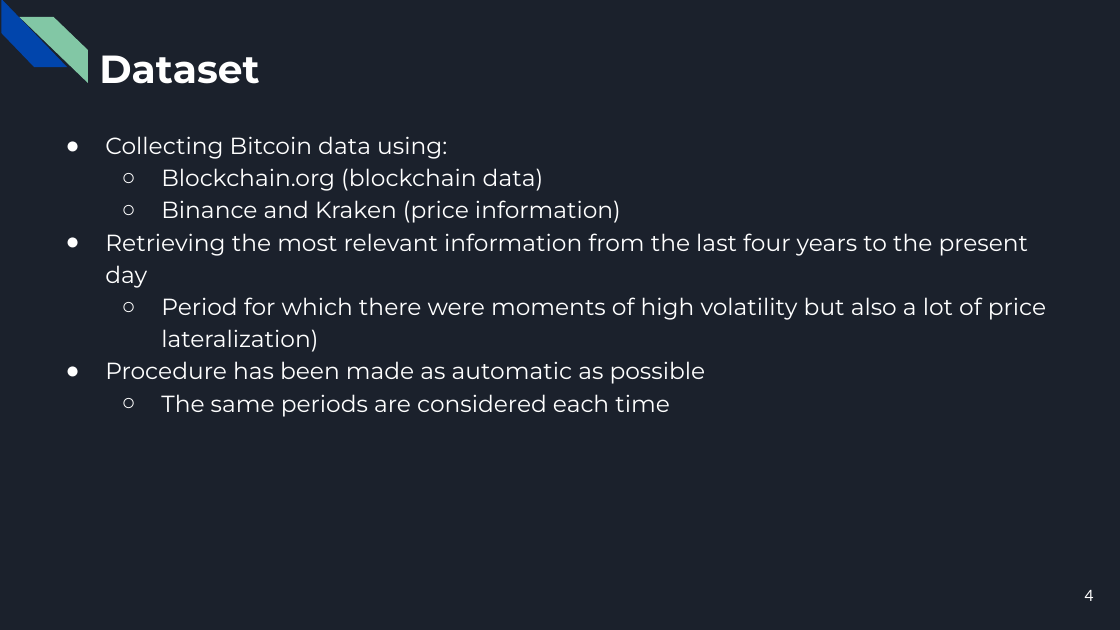
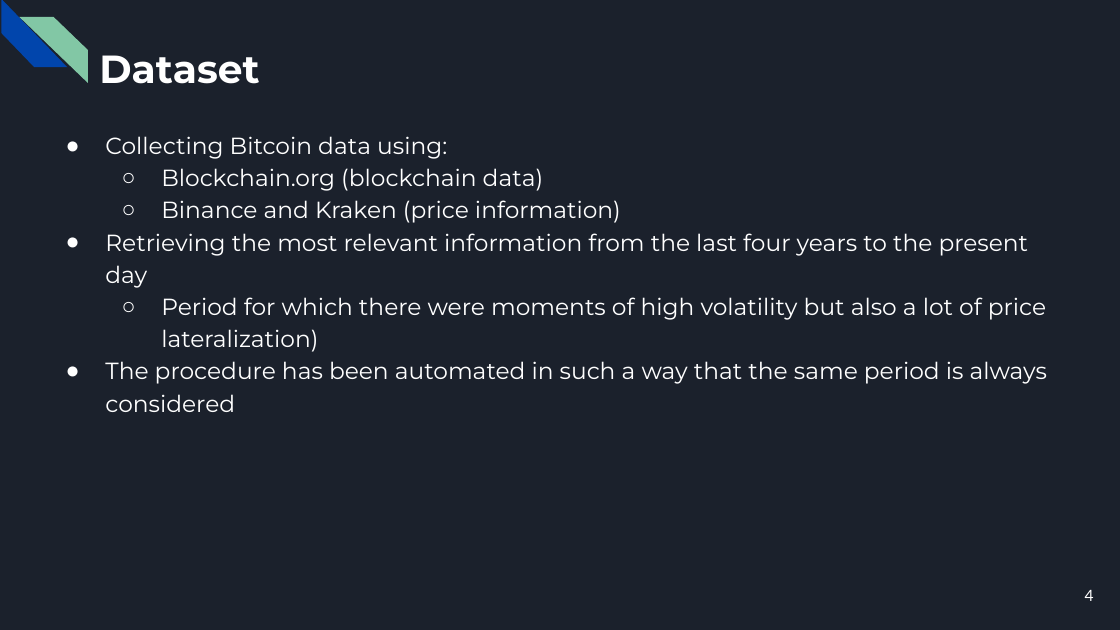
Before and after one commit to CorsiDanilo/bitcoin-price-prediction-with-pyspark, a slide deck: slide 4 of presentation/presentation.pptx. Drawn at 1120x630 pixels with LibreOffice and Linux fonts; fonts in the diff are those of the drawing. Boxes give left, top, right and bottom in pixels: in the first picture for what was removed or moved away, otherwise in the second. Text is boxed around its words. In the diff, an @@ line names an element or a change of style, - is before the commit and + after.

```diff
--- a/presentation/presentation.pptx
+++ b/presentation/presentation.pptx
@@ text at (105,361,1048,412): text changed @@
-● Procedure has been made as automatic as possible
-  ○ The same periods are considered each time
+● The procedure has been automated in such a way that the same period is always considered
```
Also in this commit, not shown: 13 other slides changed, 1 slide removed, 27 other files.
